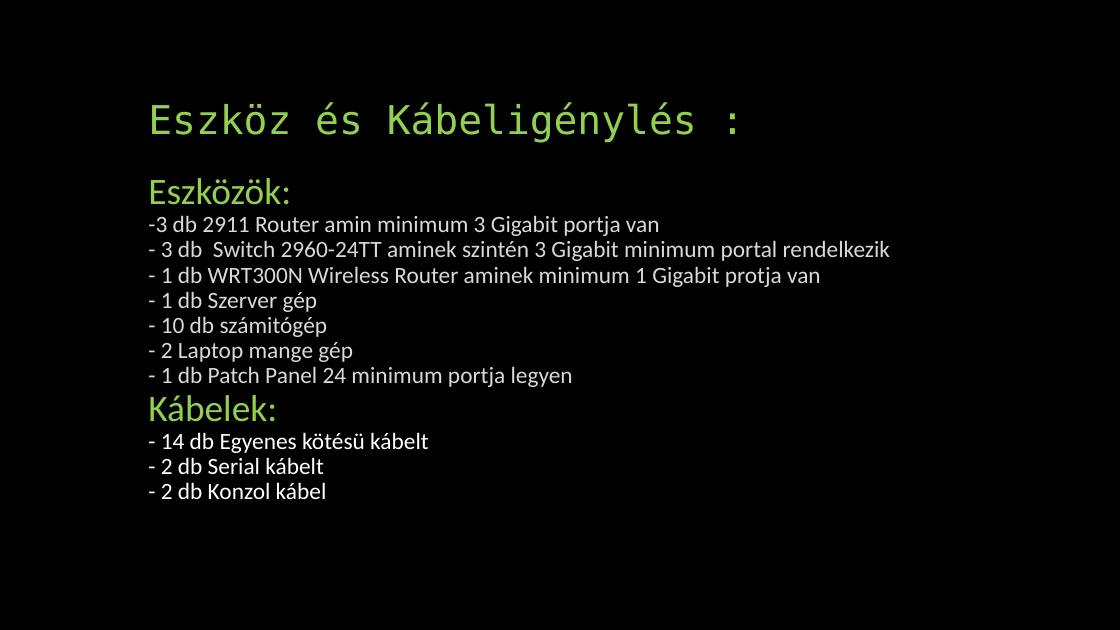
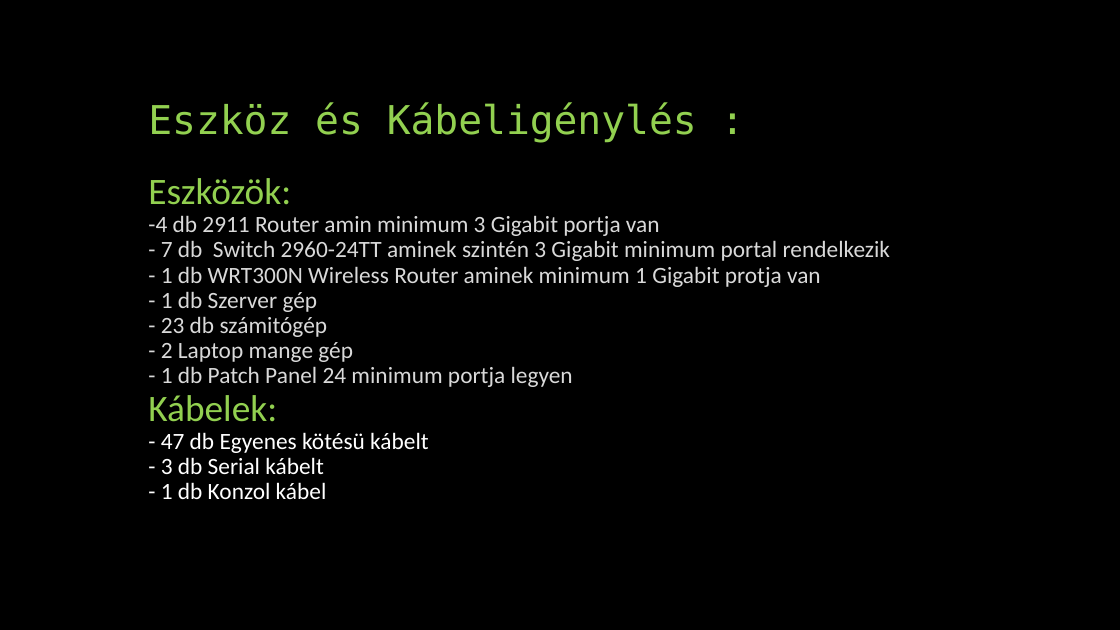
Before and after one commit to ati0002/Nagy-H-lozat-, a slide deck: slide 2 of igen.pptx. Drawn at 1120x630 pixels with LibreOffice and Linux fonts; fonts in the diff are those of the drawing. Boxes give left, top, right and bottom in pixels: in the first picture for what was removed or moved away, otherwise in the second. Text is boxed around its words. In the diff, an @@ line names an element or a change of style, - is before the commit and + after.

```diff
--- a/igen.pptx
+++ b/igen.pptx
@@ text at [148, 178, 890, 499]: text changed @@
-Eszközök:
--3 db 2911 Router amin minimum 3 Gigabit portja van
-- 3 db Switch 2960-24TT aminek szintén 3 Gigabit minimum portal rendelkezik
-- 1 db WRT300N Wireless Router aminek minimum 1 Gigabit protja van
-- 1 db Szerver gép
-- 10 db számitógép
-- 2 Laptop mange gép
-- 1 db Patch Panel 24 minimum portja legyen
-Kábelek:
-- 14 db Egyenes kötésü kábelt
-- 2 db Serial kábelt
-- 2 db Konzol kábel
+Eszközök:
+-4 db 2911 Router amin minimum 3 Gigabit portja van
+- 7 db Switch 2960-24TT aminek szintén 3 Gigabit minimum portal rendelkezik
+- 1 db WRT300N Wireless Router aminek minimum 1 Gigabit protja van
+- 1 db Szerver gép
+- 23 db számitógép
+- 2 Laptop mange gép
+- 1 db Patch Panel 24 minimum portja legyen
+Kábelek:
+- 47 db Egyenes kötésü kábelt
+- 3 db Serial kábelt
+- 1 db Konzol kábel
```
Also in this commit, not shown: 4 slides added, 1 other file.
